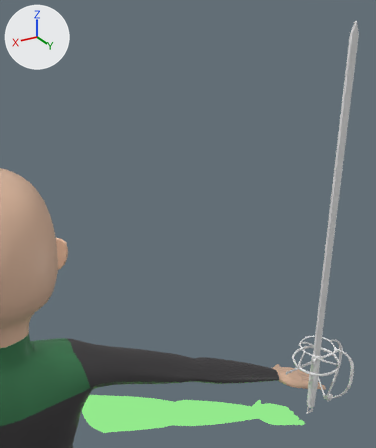
The Blender file meshes/main.blend: old version first, new version second.
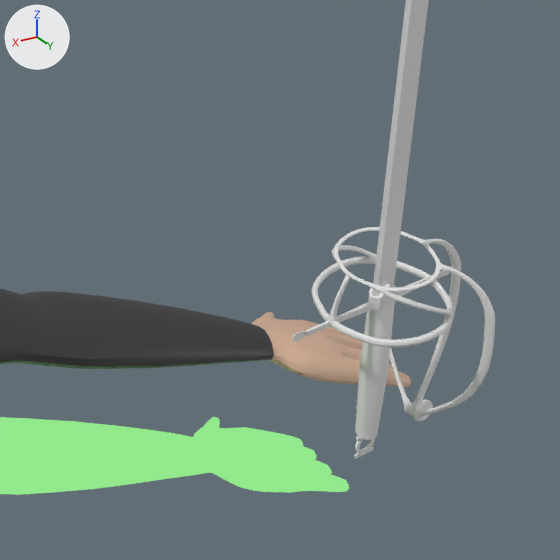
Old and new are each drawn from a 50 mm lens placed at (0.177, 1.352, 3.357), pointed at (-0.699, -0.108, 2.626) and again close up on the part from 50% to 100% of the width and 58% to 100% of the height. The axes (+X, +Y, +Z) are drawn at upper left. The lights are the same throughout.

Objects in the first close-up: 'character', 'rapier'.
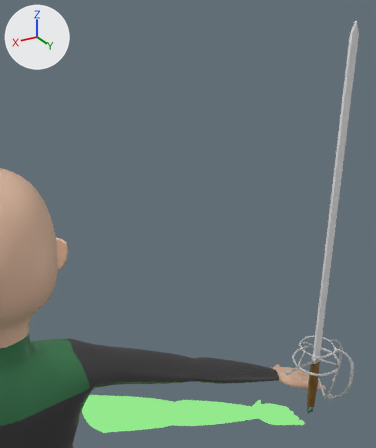
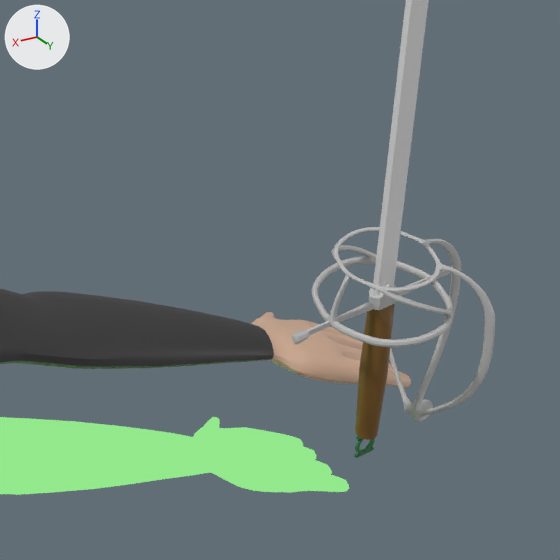
Where the newer file only moved an object's origin or applied its transform, the numbers keep the older frame.

Where the change shows, as pixel boxes (x1, y1, x2, y2) in the close-ups (560 x 560 px):
part 1 of me_cube, built on: before (292, 331, 306, 342); after (292, 330, 309, 344)
part 2 of me_cube, recoloured: (307, 227, 495, 440) in both
part 3 of me_cube, recoloured (grey to brown): (355, 304, 395, 440) in both
part 4 of me_cube, recoloured (grey to green): (354, 436, 375, 458) in both

What changed in the scene script:
```text
Add mat_brightmetal:
    mat_brightmetal = principled_material('brightMetal')
    mat_brightmetal.base_color = (0.828, 0.828, 0.828)  # white #ebebeb
Add mat_metal:
    mat_metal = principled_material('metal')
    mat_metal.base_color = (0.528, 0.528, 0.528)  # light grey #c0c0c0
Add mat_leather:
    mat_leather = principled_material('leather')
    mat_leather.base_color = (0.196, 0.0941, 0.0161)  # brown #7a5622
Change me_cube:
    used by ob_rapier; location = (0.0, 0.0, 0.0)
    remove me_cube.from_pydata(...)  # 2441 vertices, 2457 faces; spans x -1.26..-0.96, y 0.07..0.28, z 1.8..3.3
    add me_cube.from_pydata(...)  # 2456 vertices, 2475 faces; spans x -1.26..-0.96, y 0.07..0.28, z 1.8..3.3
    me_cube part 1
    1 vertex is removed from x -0.98, y 0.17, z 2.06
    17 faces are deleted
    1 vertex moves within x -0.96, y 0.18, z 2.06
    16 vertices are added at x -0.98..-0.96, y 0.17..0.18, z 2.05..2.07
    35 new faces join them, mat_metal (light grey #c0c0c0)
    me_cube part 2: 2229 faces spanning x -1.26..-0.96, y 0.07..0.28, z 1.82..2.13 switch from no material to mat_metal (light grey #c0c0c0)
    me_cube part 3: 48 faces spanning x -1.13..-1.09, y 0.16..0.2, z 1.84..2.05 switch from no material to mat_leather (brown #7a5622)
    me_cube part 4: 148 faces spanning x -1.13..-1.1, y 0.17..0.18, z 1.8..1.83 switch from no material to mat_maingreen (dark green #377a4e)
    add me_cube.materials.append(mat_brightmetal)  # white #ebebeb
```
